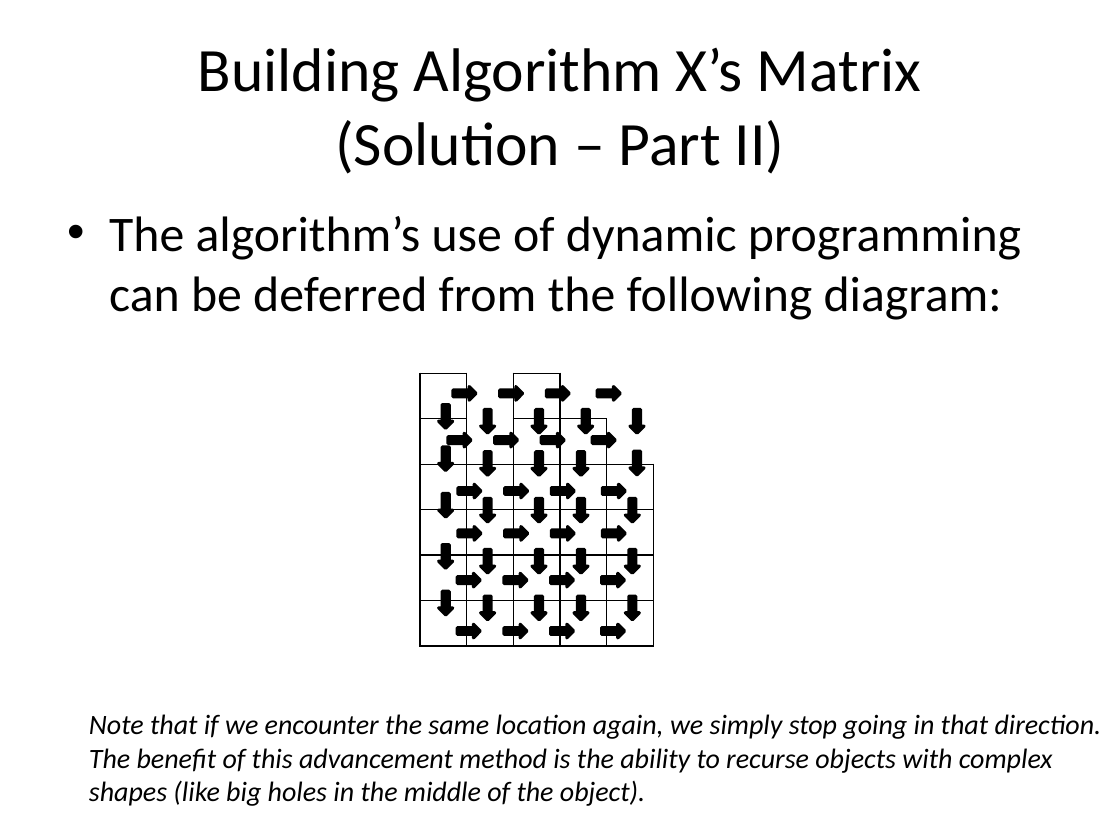
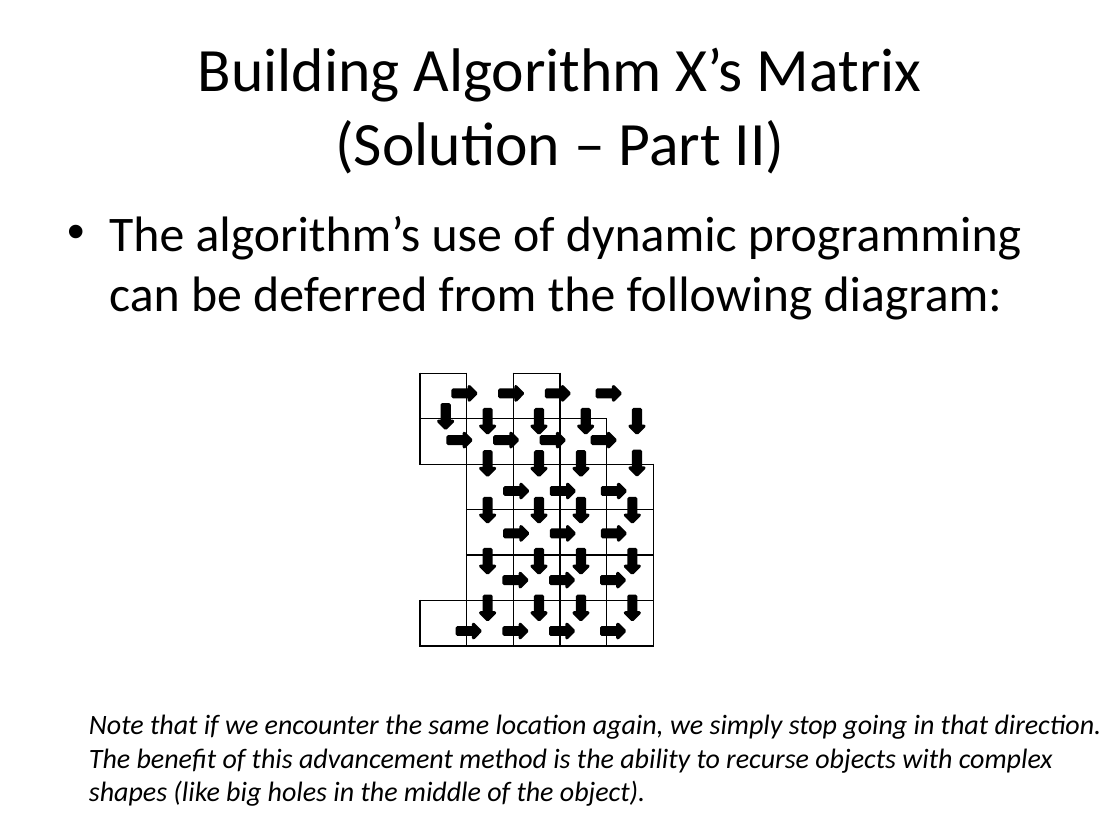
Before and after one commit to orperel/DecomposeForPacking, a slide deck: slide 44 of DecomposeForPacking/docs/Decompose for Packing - Summary and Extensions.pptx (slide 35 before the commit). Drawn at 1120x840 pixels with LibreOffice and Linux fonts; fonts in the diff are those of the drawing. Boxes give left, top, right and bottom in pixels: in the first picture for what was removed or moved away, otherwise in the second. Text is boxed around its words. In the diff, an @@ line names an element or a change of style, - is before the commit and + after.

```diff
--- a/DecomposeForPacking/docs/Decompose for Packing - Summary and Extensions.pptx
+++ b/DecomposeForPacking/docs/Decompose for Packing - Summary and Extensions.pptx
@@ table at (420,373,655,645) @@
@@ borders changed @@
@@ up arrow removed at (439,447,452,470) @@
@@ up arrow removed at (439,494,452,517) @@
@@ up arrow removed at (458,484,480,497) @@
@@ up arrow removed at (458,526,480,540) @@
@@ up arrow removed at (439,544,452,568) @@
@@ up arrow removed at (439,591,452,615) @@
@@ up arrow removed at (457,573,479,587) @@
```
Also in this commit, not shown: 15 other slides changed, 13 slides added, 2 slides removed, 15 other files.
